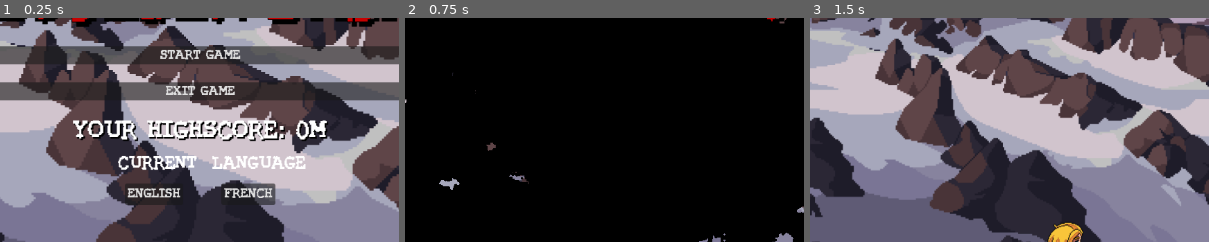
Above: before the commit, frames 1-3 (left to right).
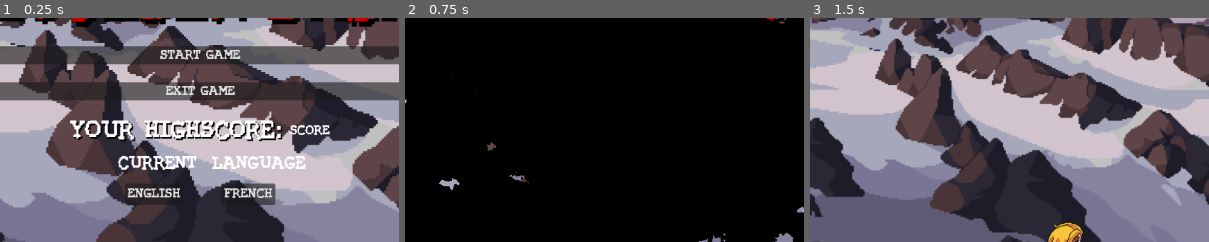
Above: after the commit, the same moments.

Repository: shahnaz7/Assignment
Game: Godot game, scene res://Scenes/main_menu.tscn
Same seed, same stepped clock (60 frames per second), same inputs: the game is played once before the commit and once after it.
Inputs:
- Up to frame 1 (0.25 s): no input
- Up to frame 2 (0.75 s): click "START GAME" at 0.5 s
- Up to frame 3 (1.5 s): tap Enter at 1.25 s; hold Right (RIGHT) from 1.28 s (still down)
The pictures show only the part of the screen within x 25-75%, y 41-91%; the shares and areas given below are measured in that part.

The runs differ from the first frame. In frame 1, 3.7% of the frame differs, in the area x 17-83%, y 45-56%; in frame 2, nothing differs; in frame 3, nothing differs.

Commit message:
ADDED 2 LABEL FOR MAIN MENU

Diff:
--- a/Assignment5/Assets/UI_Localization/PolyglotGamedev - Master.csv
+++ b/Assignment5/Assets/UI_Localization/PolyglotGamedev - Master.csv
@@ -654,4 +654,8 @@
 EXIT_GAME,,EXIT GAME,QUITTER LE JOUE,,,,,,,,,,,,,,,,,,,,,,,,,,
 GAME_RESTART,,RESTART,RECOMMENCER,,,,,,,,,,,,,,,,,,,,,,,,,,
 MAIN_MENU,,MAIN MENU,MENUE PRINCIPAL,,,,,,,,,,,,,,,,,,,,,,,,,,
-HIGH_SCORE,,YOUR HIGHSCORE: 0m,VOTRE HAUTSCORE: 0m,,,,,,,,,,,,,,,,,,,,,,,,,,
+HIGH_SCORE_MAIN,,YOUR HIGHSCORE:,VOTRE HAUTSCORE: ,,,,,,,,,,,,,,,,,,,,,,,,,,
+GAME_OVER,,GAME OVER!,JEU TERMINé,,,,,,,,,,,,,,,,,,,,,,,,,,
+DEPTH_LABEL,,DEPTH,PROFONDEUR,,,,,,,,,,,,,,,,,,,,,,,,,,
+HIGH_SCORE,,HIGH SCORE:,HAUT SCORE:,,,,,,,,,,,,,,,,,,,,,,,,,,
+CURRENT_DEPTH,,Current depth:,Profondeur actuelle:,,,,,,,,,,,,,,,,,,,,,,,,,,
--- a/Assignment5/Scenes/main_menu.tscn
+++ b/Assignment5/Scenes/main_menu.tscn
@@ -51,16 +51,26 @@
 layout_mode = 2
 text = "EXIT_GAME"
 
-[node name="HighScoreLabel" type="Label" parent="CanvasLayer/VBoxContainer"]
+[node name="HBoxContainer" type="HBoxContainer" parent="CanvasLayer/VBoxContainer"]
+layout_mode = 2
+size_flags_horizontal = 4
+theme_override_constants/separation = 10
+
+[node name="HighScoreLabel" type="Label" parent="CanvasLayer/VBoxContainer/HBoxContainer"]
 layout_mode = 2
 theme = ExtResource("3_ce3w2")
 theme_override_colors/font_shadow_color = Color(0, 0, 0, 1)
 theme_override_constants/shadow_offset_x = 2
 theme_override_constants/shadow_offset_y = 2
 theme_override_font_sizes/font_size = 30
-text = "HIGH_SCORE"
+text = "HIGH_SCORE_MAIN"
 horizontal_alignment = 1
 vertical_alignment = 1
+
+[node name="ScoreLabel" type="Label" parent="CanvasLayer/VBoxContainer/HBoxContainer"]
+layout_mode = 2
+theme = ExtResource("3_ce3w2")
+text = "SCORE"
 
 [node name="Label" type="Label" parent="CanvasLayer"]
 offset_left = 457.0
Binary file changed: Assignment5/Assets/UI_Localization/PolyglotGamedev - Master.BOSNIAN.translation
Binary file changed: Assignment5/Assets/UI_Localization/PolyglotGamedev - Master.DESCRIPTION.translation
Binary file changed: Assignment5/Assets/UI_Localization/PolyglotGamedev - Master.en.translation
Binary file changed: Assignment5/Assets/UI_Localization/PolyglotGamedev - Master.es.translation
Binary file changed: Assignment5/Assets/UI_Localization/PolyglotGamedev - Master.fr.translation
